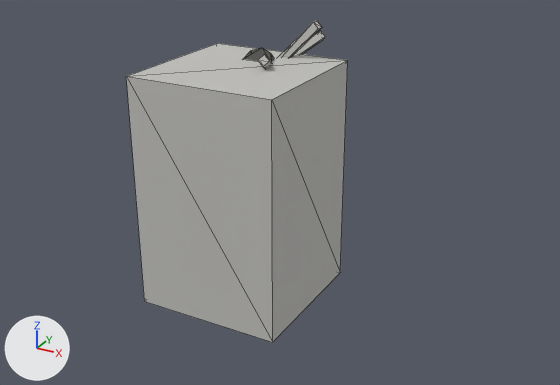
The glTF model assets/facilities/gate_visitor_turnstile.glb as it was, and as the next commit left it.
One viewpoint serves both versions: a 50 mm camera at (1.4, -2.35, 1.57) aimed at (0.11, -0.01, 0.4). The lights are fixed; the arrows at lower left show +X, +Y and +Z. The first picture is the older version. Mesh edges are drawn as thin lines. Vertices at exactly the same position are counted once.

Objects in the first picture: 'SM_facilities_gate_visitor_turnstile'.
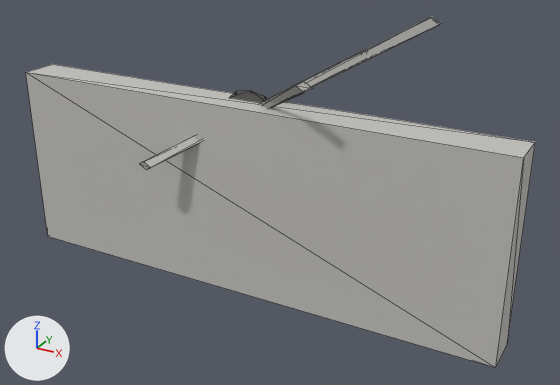
Where the change shows, as pixel boxes [x1, y1, x2, y2] in the pictures (560 x 385 px; the box of a moved part takes in the faces that stretch with it):
'SM_facilities_gate_visitor_turnstile', reshaped (129% wider, 9% taller)
    before: [126, 21, 348, 342]
    after: [26, 17, 535, 368]
part 1 of me_sm_facilities_gate_visitor_turnstile, moved or reshaped
    before: [126, 43, 348, 342]
    after: [26, 64, 535, 368]
part 2 of me_sm_facilities_gate_visitor_turnstile, moved or reshaped
    before: [243, 48, 274, 62]
    after: [229, 90, 267, 103]
part 3 of me_sm_facilities_gate_visitor_turnstile, moved or reshaped
    before: [258, 21, 325, 68]
    after: [140, 17, 441, 170]

The change in detail:
me_sm_facilities_gate_visitor_turnstile is used by ob_sm_facilities_gate_visitor_turnstile; location (0.0, 0.0, 0.0).
me_sm_facilities_gate_visitor_turnstile had 48 vertices, 76 faces and spanned x -0.28..0.28, y -0.368..0.368, z 0.0..1.019.
me_sm_facilities_gate_visitor_turnstile now has 48 vertices, 76 faces and spans x -1.0..1.0, y -0.25..0.25, z 0.0..1.1.
me_sm_facilities_gate_visitor_turnstile part 1: the loose piece of 8 vertices spanning x -0.28..0.28, y -0.368..0.192, z 0.0..0.88 is scaled about its middle by (3.57, 0.274, 0.849), then moved by (0.0, 0.027, -0.066).
me_sm_facilities_gate_visitor_turnstile part 2: the loose piece of 16 vertices spanning x -0.06..0.06, y -0.024..0.167, z 0.73..0.92 is scaled about its middle by (1.43, 0.438, 0.849), then moved by (0.0, -0.089, -0.124).
me_sm_facilities_gate_visitor_turnstile part 3: 24 of 48 vertices moved; they spanned x -0.194..0.194, y -0.097..0.368, z 0.631..1.019 and now span x -0.672..0.672, y -0.25..0.25, z 0.301..1.1; mean shift (0.0, -0.136, -0.124); largest move (-0.194, 0.151, 0.652) -> (-0.672, 0.007, 0.319).
